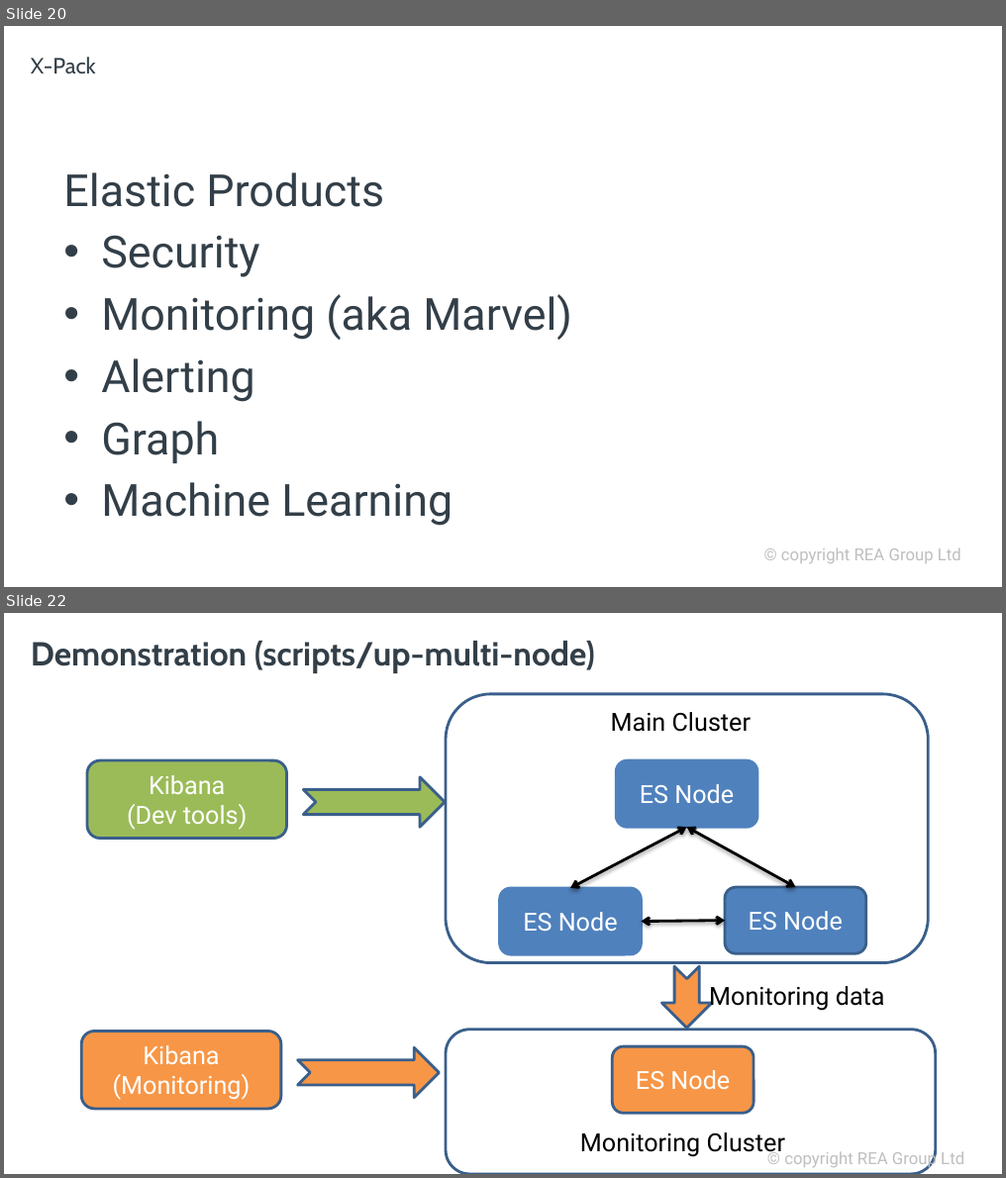
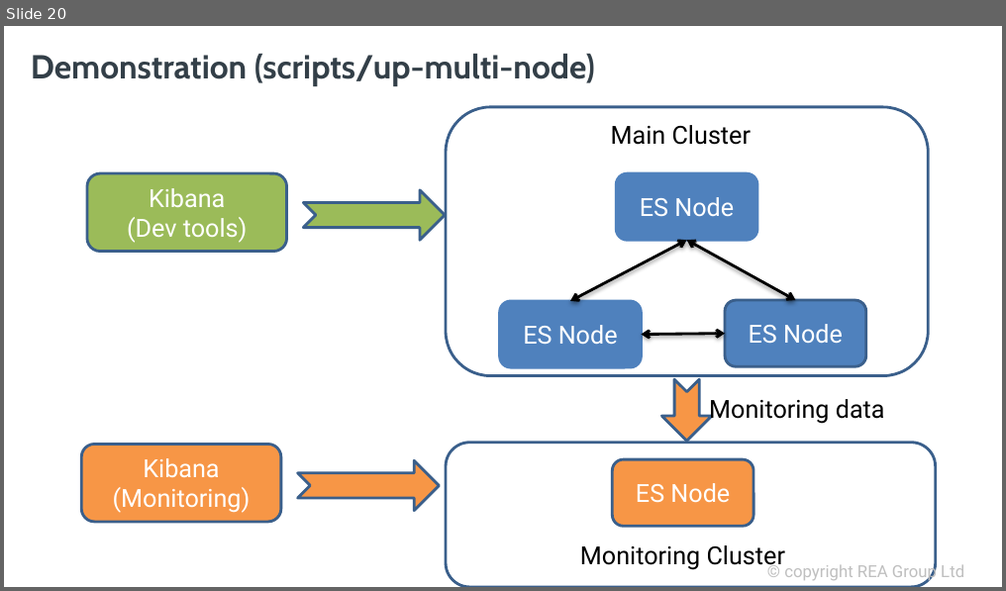
Before and after one commit to davidbkemp/advanced-elasticsearch-training, a slide deck: ElasticsearchOps.pptx. Shown one above the other, each under a label of ours: slides 20 and 22 before the commit, slide 20 after it; the slides between them are not shown. The pictures are 1006x1178 and 1006x591 pixels, drawn with LibreOffice and Linux fonts; fonts in the diff are those of the drawing; background and template pictures are left out. Boxes give left, top, right and bottom in pixels: in the first picture for what was removed or moved away, otherwise in the second. Text is boxed around its words. In the diff, an @@ line names an element or a change of style, - is before the commit and + after.

```diff
--- a/ElasticsearchOps.pptx
+++ b/ElasticsearchOps.pptx
@@ slide 20 removed at (4,26,1002,587), background picture (left out) @@
@@ title removed at (31,57,96,74) @@
-X-Pack
@@ text removed at (63,173,572,526) @@
-Elastic Products
-• Security
-• Monitoring (aka Marvel)
-• Alerting
-• Graph
-• Machine Learning
@@ text removed at (781,549,961,564) @@
-© copyright REA Group Ltd
@@ what was slide 22 is now slide 20 @@
```
Also in this commit, not shown: 8 slides changed, 1 other slide removed.
